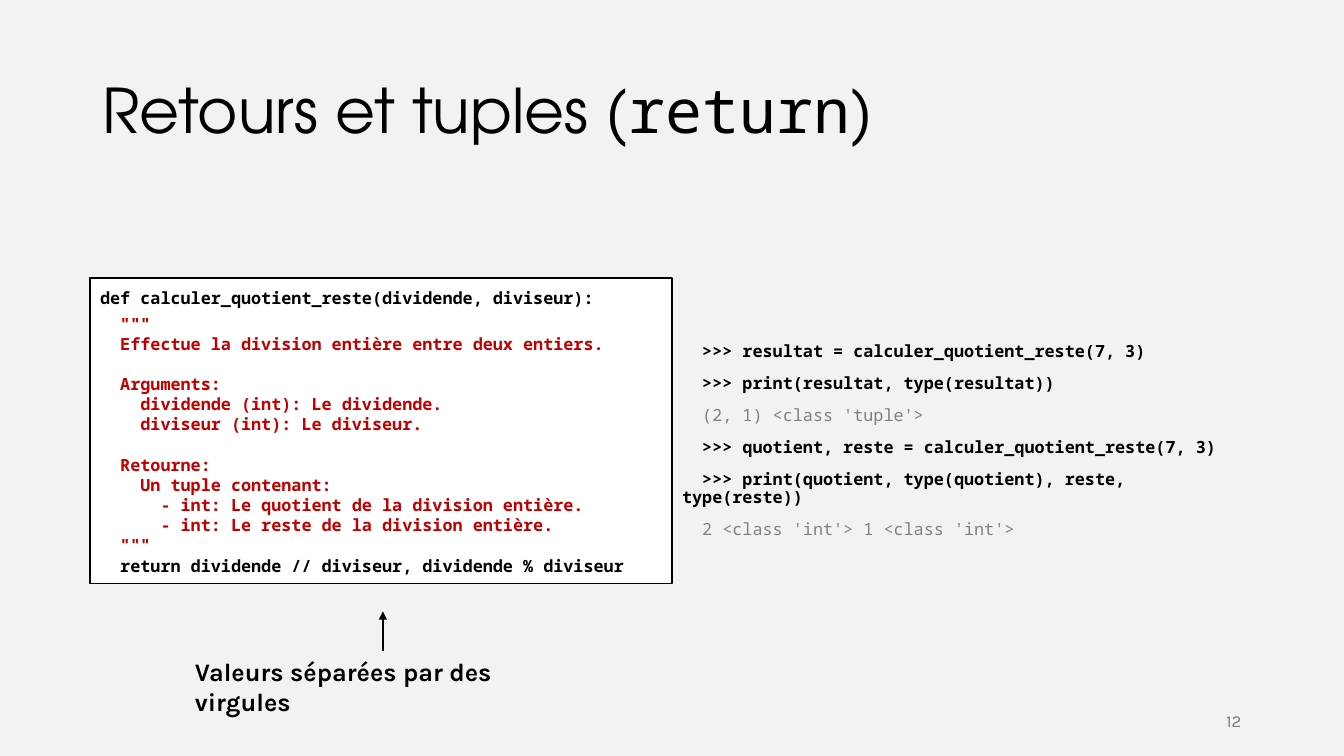
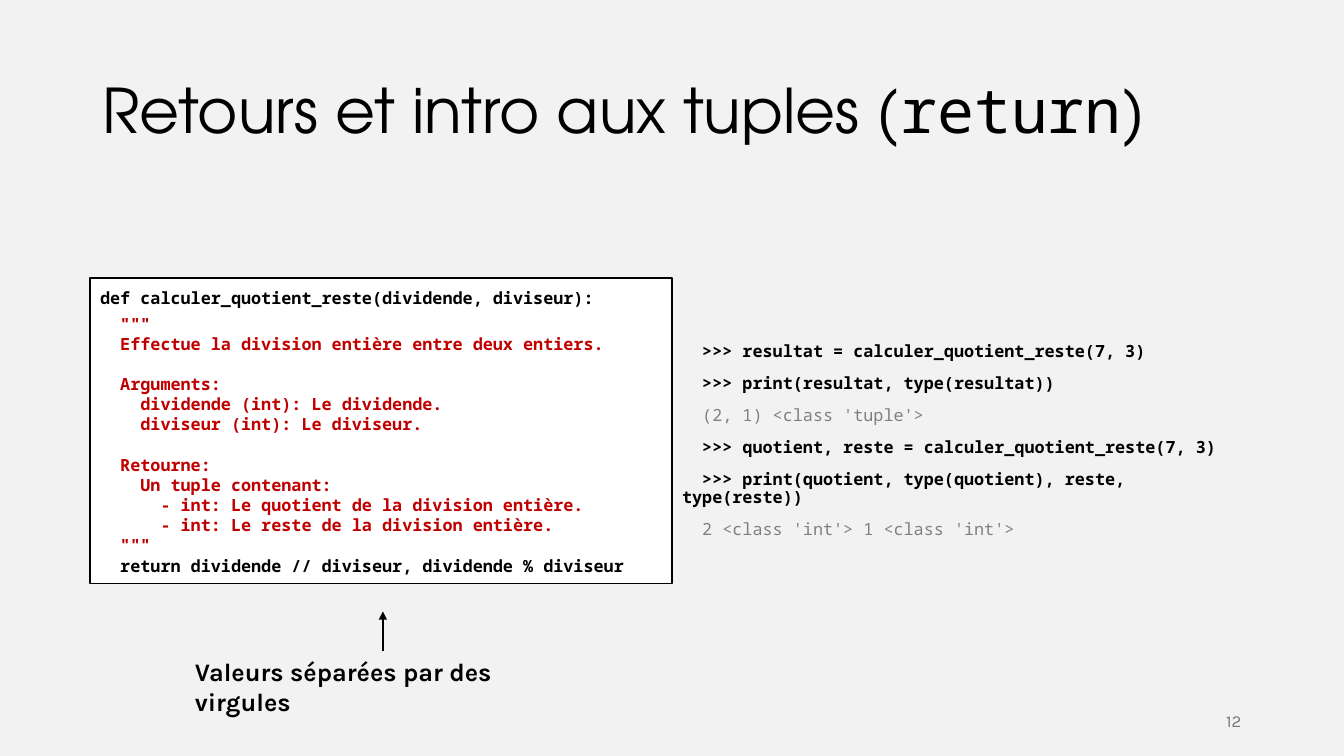
Before and after one commit to iannickgagnon/sagedays_iannick_2026, a slide deck: slide 12 of python_1/presentation_python_1.pptx. Drawn at 1344x756 pixels with LibreOffice and Linux fonts; fonts in the diff are those of the drawing. Boxes give left, top, right and bottom in pixels: in the first picture for what was removed or moved away, otherwise in the second. Text is boxed around its words. In the diff, an @@ line names an element or a change of style, - is before the commit and + after.

```diff
--- a/python_1/presentation_python_1.pptx
+++ b/python_1/presentation_python_1.pptx
@@ title at bbox=[102, 87, 1145, 147]: text changed @@
-Retours et tuples (return)
+Retours et intro aux tuples (return)
```
Also in this commit, not shown: 1 other slide changed, 1 slide added.
